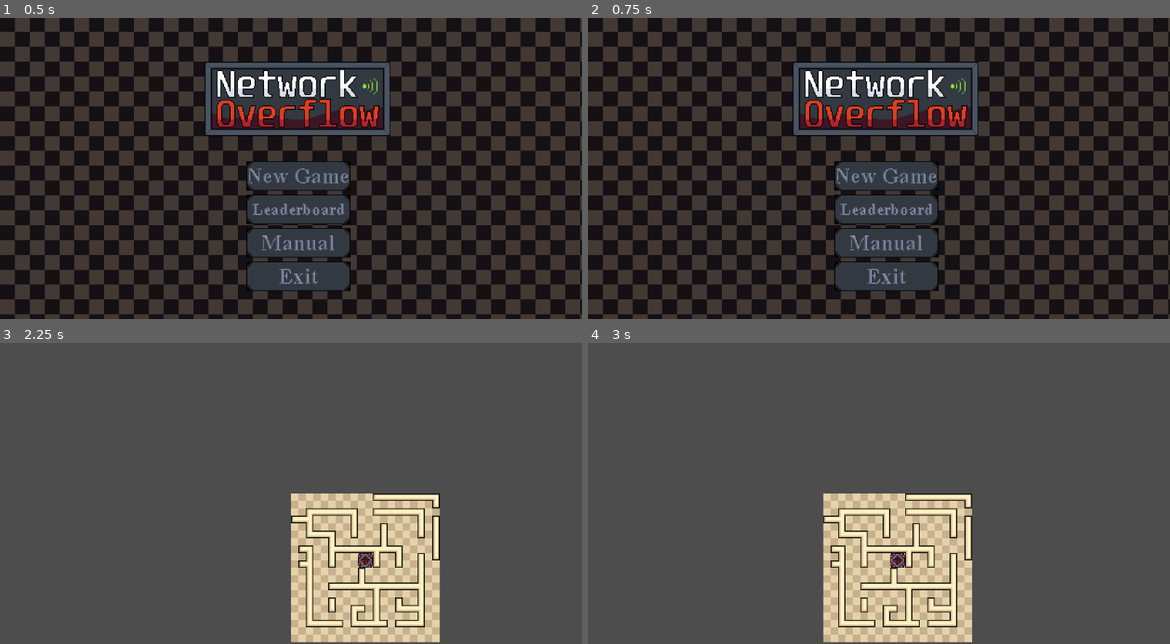
Above: before the commit, frames 1-4 (two rows, left to right).
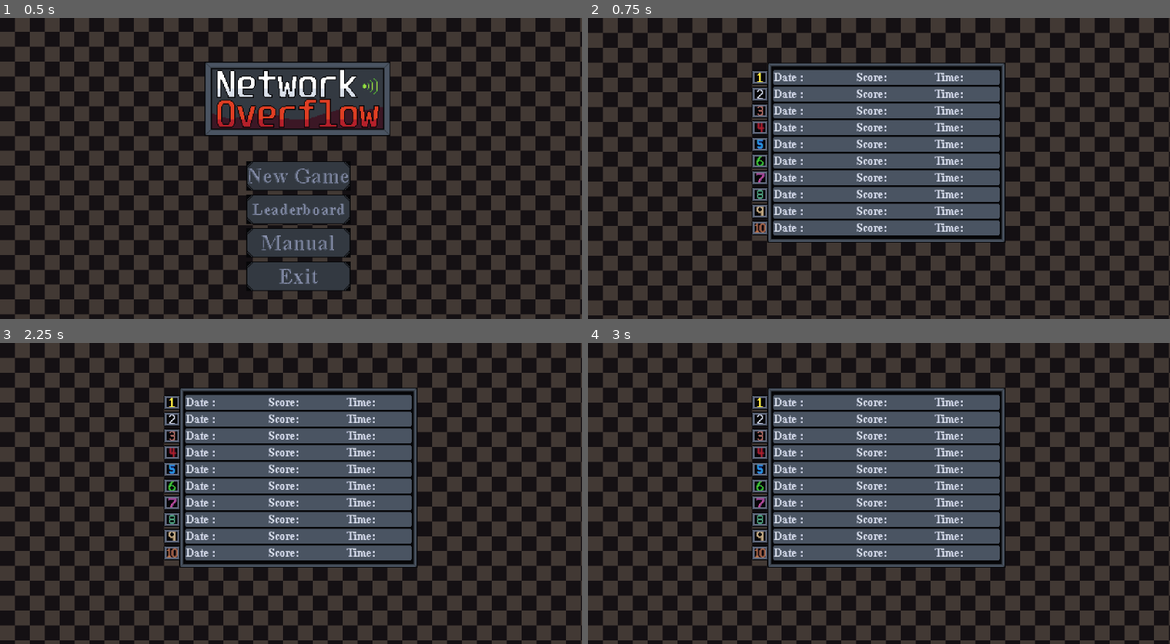
Above: after the commit, the same moments.

Repository: xNashix/NetworkOverflow
Game: Godot game, scene res://scenes/title_screen.tscn
Two runs of this game, one before a commit and one after it. Both use one fixed random seed, a clock stepped at 60 frames per second and the inputs below.
Inputs (mouse positions are in pixels of both pictures, inside the frame that each line leads up to):
- Up to frame 1 (0.5 s): no input
- Up to frame 2 (0.75 s): click (884, 210) at 0.5 s
- Up to frame 3 (2.25 s): click (296, 568) at 1.27 s; click (296, 499) at 2.02 s
- Up to frame 4 (3 s): tap Enter at 2.75 s; move the mouse to (1007, 478) at 2.77 s; hold D (ui_right) from 2.78 s (still down); click (1007, 478) at 2.92 s

Frame 1 is identical in both runs. In frame 2, 28% of the frame differs, in the area x 0-100%, y 0-100%; in frame 3, 86%; in frame 4, 87%.

Commit message:
Manual + Leaderboard
Pridana funkcionalita pre Manual a Leaderboard buttony

Diff:
--- /dev/null
+++ b/scenes/leaderboard.tscn
@@ -0,0 +1,31 @@
+[gd_scene load_steps=4 format=3 uid="uid://cim7k72x5kyjj"]
+
+[ext_resource type="Script" uid="uid://dk754scdjil1h" path="res://scripts/leaderboard.gd" id="1_8lgqg"]
+[ext_resource type="Texture2D" uid="uid://xw5ik1ueyui6" path="res://sprites/title.png" id="1_wgq7h"]
+[ext_resource type="Texture2D" uid="uid://0bbxtaia78d8" path="res://sprites/NWOF_LEADERBOARD.png" id="2_8lgqg"]
+
+[node name="Leaderboard" type="Control"]
+layout_mode = 3
+anchors_preset = 0
+offset_right = 641.0
+offset_bottom = 360.0
+script = ExtResource("1_8lgqg")
+
+[node name="Background" type="TextureRect" parent="."]
+texture_filter = 1
+layout_mode = 1
+anchors_preset = 15
+anchor_right = 1.0
+anchor_bottom = 1.0
+grow_horizontal = 2
+grow_vertical = 2
+texture = ExtResource("1_wgq7h")
+
+[node name="Scores" type="TextureRect" parent="."]
+texture_filter = 1
+layout_mode = 0
+offset_left = 176.0
+offset_top = 48.0
+offset_right = 449.0
+offset_bottom = 242.0
+texture = ExtResource("2_8lgqg")
--- /dev/null
+++ b/scenes/manual.tscn
@@ -0,0 +1,28 @@
+[gd_scene load_steps=4 format=3 uid="uid://bkopoel5l8m6y"]
+
+[ext_resource type="Texture2D" uid="uid://xw5ik1ueyui6" path="res://sprites/title.png" id="1_e3q0r"]
+[ext_resource type="Script" uid="uid://bu3vc1p37pjwm" path="res://scripts/manual.gd" id="1_pxtqk"]
+[ext_resource type="Texture2D" uid="uid://b6q6voxr8fj8h" path="res://sprites/NWOF_MANUAL_SPLASH.png" id="2_pxtqk"]
+
+[node name="Manual" type="Control"]
+layout_mode = 3
+anchors_preset = 0
+offset_right = 639.0
+offset_bottom = 360.0
+script = ExtResource("1_pxtqk")
+
+[node name="Background" type="TextureRect" parent="."]
+texture_filter = 1
+layout_mode = 0
+offset_right = 40.0
+offset_bottom = 40.0
+texture = ExtResource("1_e3q0r")
+
+[node name="Instructions" type="TextureRect" parent="."]
+texture_filter = 1
+layout_mode = 0
+offset_left = 176.0
+offset_top = 47.0
+offset_right = 449.0
+offset_bottom = 241.0
+texture = ExtResource("2_pxtqk")
--- a/scenes/menu_button.tscn
+++ b/scenes/menu_button.tscn
@@ -1,7 +1,7 @@
 [gd_scene load_steps=5 format=3 uid="uid://b8jb4qab32rui"]
 
 [ext_resource type="Texture2D" uid="uid://cu138ua4xo7ia" path="res://sprites/NETWORK_OVERFLOW_UI_BUTTONS.png" id="1_xsssc"]
-[ext_resource type="Script" uid="uid://b2aaka3pvtsmu" path="res://scenes/menu_button.gd" id="2_sd4kj"]
+[ext_resource type="Script" uid="uid://b2aaka3pvtsmu" path="res://scripts/menu_button.gd" id="2_sd4kj"]
 
 [sub_resource type="AtlasTexture" id="AtlasTexture_sd4kj"]
 atlas = ExtResource("1_xsssc")
--- a/scenes/title_screen.gd
+++ /dev/null
@@ -1,7 +0,0 @@
-extends Control
-
-func _on_new_game_pressed() -> void:
-	get_tree().change_scene_to_file("res://scenes/main.tscn")
-
-func _on_exit_pressed() -> void:
-	get_tree().quit()
--- a/scenes/title_screen.tscn
+++ b/scenes/title_screen.tscn
@@ -1,6 +1,6 @@
 [gd_scene load_steps=13 format=3 uid="uid://dv6s4psfpielm"]
 
-[ext_resource type="Script" uid="uid://djlcfhysu7qdl" path="res://scenes/title_screen.gd" id="1_mgrm8"]
+[ext_resource type="Script" uid="uid://djlcfhysu7qdl" path="res://scripts/title_screen.gd" id="1_mgrm8"]
 [ext_resource type="Texture2D" uid="uid://xw5ik1ueyui6" path="res://sprites/title.png" id="2_s4lrb"]
 [ext_resource type="PackedScene" uid="uid://b8jb4qab32rui" path="res://scenes/menu_button.tscn" id="2_sa3yf"]
 [ext_resource type="Texture2D" uid="uid://cu138ua4xo7ia" path="res://sprites/NETWORK_OVERFLOW_UI_BUTTONS.png" id="3_s4lrb"]
@@ -97,4 +97,6 @@
 button_type = 4
 
 [connection signal="pressed" from="CenterContainer/VBoxContainer/NewGame" to="." method="_on_new_game_pressed"]
+[connection signal="pressed" from="CenterContainer/VBoxContainer/Leaderboard" to="." method="_on_leaderboard_pressed"]
+[connection signal="pressed" from="CenterContainer/VBoxContainer/Manual" to="." method="_on_manual_pressed"]
 [connection signal="pressed" from="CenterContainer/VBoxContainer/Exit" to="." method="_on_exit_pressed"]
--- /dev/null
+++ b/scripts/leaderboard.gd
@@ -0,0 +1,5 @@
+extends Control
+
+func _unhandled_input(event):
+	if event.is_action_pressed("ui_cancel") and not event.is_echo():
+		get_tree().change_scene_to_file("res://scenes/title_screen.tscn")
--- /dev/null
+++ b/scripts/manual.gd
@@ -0,0 +1,5 @@
+extends Control
+
+func _unhandled_input(event):
+	if event.is_action_pressed("ui_cancel") and not event.is_echo():
+		get_tree().change_scene_to_file("res://scenes/title_screen.tscn")
--- /dev/null
+++ b/scripts/title_screen.gd
@@ -0,0 +1,14 @@
+extends Control
+
+func _on_new_game_pressed() -> void:
+	get_tree().change_scene_to_file("res://scenes/main.tscn")
+
+func _on_exit_pressed() -> void:
+	get_tree().quit()
+
+func _on_leaderboard_pressed() -> void:
+	get_tree().change_scene_to_file("res://scenes/leaderboard.tscn")
+
+
+func _on_manual_pressed() -> void:
+	get_tree().change_scene_to_file("res://scenes/manual.tscn")
Not shown, added: scripts/leaderboard.gd.uid
Not shown, added: scripts/manual.gd.uid
Renamed: scenes/menu_button.gd -> scripts/menu_button.gd
Renamed: scenes/menu_button.gd.uid -> scripts/menu_button.gd.uid
Renamed: scenes/title_screen.gd.uid -> scripts/title_screen.gd.uid
Binary file added: sprites/NWOF_LEADERBOARD.png
Not shown, added: sprites/NWOF_LEADERBOARD.png.import
Binary file added: sprites/NWOF_MANUAL_SPLASH.png
Not shown, added: sprites/NWOF_MANUAL_SPLASH.png.import
Binary file added: sprites/Network_Overflow_Connection_Bars.png
Not shown, added: sprites/Network_Overflow_Connection_Bars.png.import
